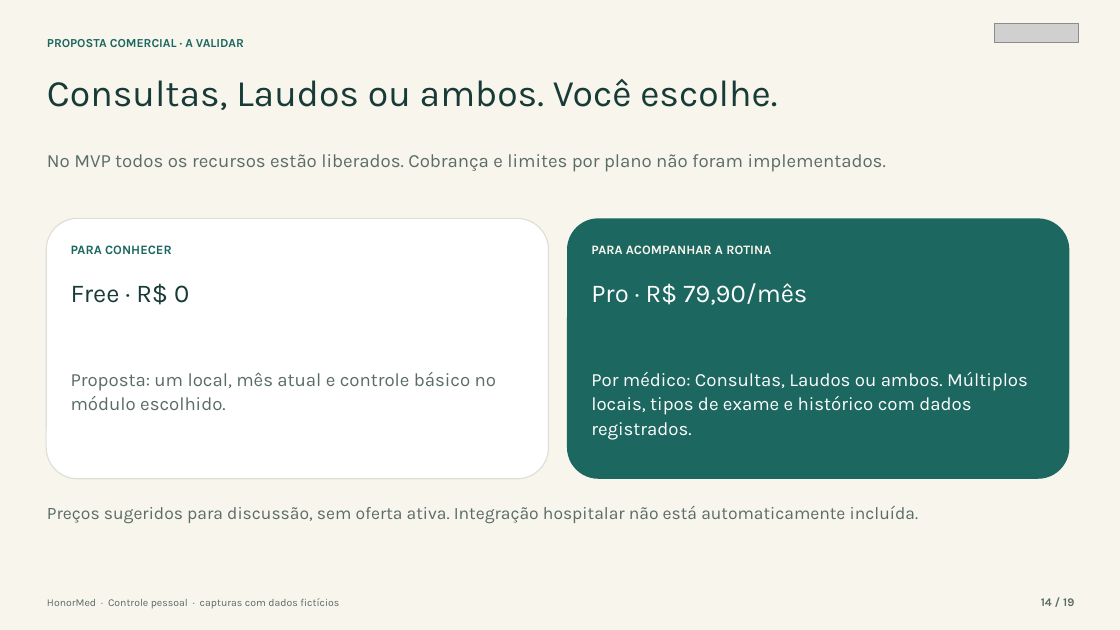
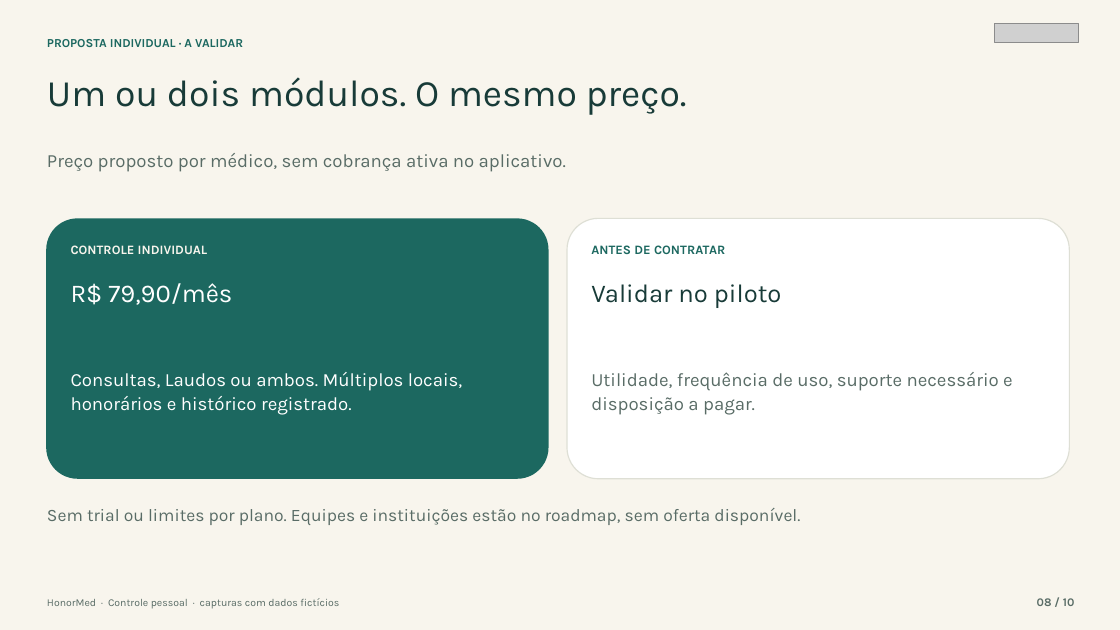
Before and after one commit to Gor0d/HonorMed, a slide deck: slide 8 of docs/apresentacao/HonorMed_Apresentacao_Medicos.pptx (slide 14 before the commit). Drawn at 1120x630 pixels with LibreOffice and Linux fonts; fonts in the diff are those of the drawing; grey boxes stand for pictures. Boxes give left, top, right and bottom in pixels: in the first picture for what was removed or moved away, otherwise in the second. Text is boxed around its words. In the diff, an @@ line names an element or a change of style, - is before the commit and + after.

```diff
--- a/docs/apresentacao/HonorMed_Apresentacao_Medicos.pptx
+++ b/docs/apresentacao/HonorMed_Apresentacao_Medicos.pptx
@@ text at <box>47,39,243,47</box>: text changed @@
-PROPOSTA COMERCIAL · A VALIDAR
+PROPOSTA INDIVIDUAL · A VALIDAR
@@ text at <box>47,77,687,115</box>: text changed @@
-Consultas, Laudos ou ambos. Você escolhe.
+Um ou dois módulos. O mesmo preço.
@@ text at <box>47,153,566,172</box>: text changed @@
-No MVP todos os recursos estão liberados. Cobrança e limites por plano não foram implementados.
+Preço proposto por médico, sem cobrança ativa no aplicativo.
@@ rounded rectangle at <box>46,218,549,479</box>: fill #FFFFFF to #1C6860; outline #DEDFD5 1 pt to none @@
@@ rounded rectangle at <box>567,218,1070,479</box>: fill #1C6860 to #FFFFFF; outline none to #DEDFD5 1 pt @@
@@ text at <box>71,245,208,254</box>: text changed; text colour #1C6860 to #F8F5ED @@
-PARA CONHECER
+CONTROLE INDIVIDUAL
@@ text at <box>591,245,725,254</box>: text changed; text colour #F8F5ED to #1C6860 @@
-PARA ACOMPANHAR A ROTINA
+ANTES DE CONTRATAR
@@ text at <box>71,283,232,305</box>: text changed; text colour #183B38 to #FFFFFF @@
-Free · R$ 0
+R$ 79,90/mês
@@ text at <box>591,284,781,308</box>: text changed; text colour #FFFFFF to #183B38 @@
-Pro · R$ 79,90/mês
+Validar no piloto
@@ text at <box>71,372,462,415</box>: text changed; text colour #596C66 to #FFFFFF @@
-Proposta: um local, mês atual e controle básico no módulo escolhido.
+Consultas, Laudos ou ambos. Múltiplos locais, honorários e histórico registrado.
@@ text at <box>591,372,1013,415</box>: text changed; text colour #FFFFFF to #596C66 @@
-Por médico: Consultas, Laudos ou ambos. Múltiplos locais, tipos de exame e histórico com dados registrados.
+Utilidade, frequência de uso, suporte necessário e disposição a pagar.
@@ text at <box>47,508,800,525</box>: text changed @@
-Preços sugeridos para discussão, sem oferta ativa. Integração hospitalar não está automaticamente incluída.
+Sem trial ou limites por plano. Equipes e instituições estão no roadmap, sem oferta disponível.
@@ text at <box>1037,598,1075,606</box>: text changed @@
-14 / 19
+08 / 10
```
Also in this commit, not shown: 5 other slides changed, 4 slides added, 13 slides removed, 21 other files.
